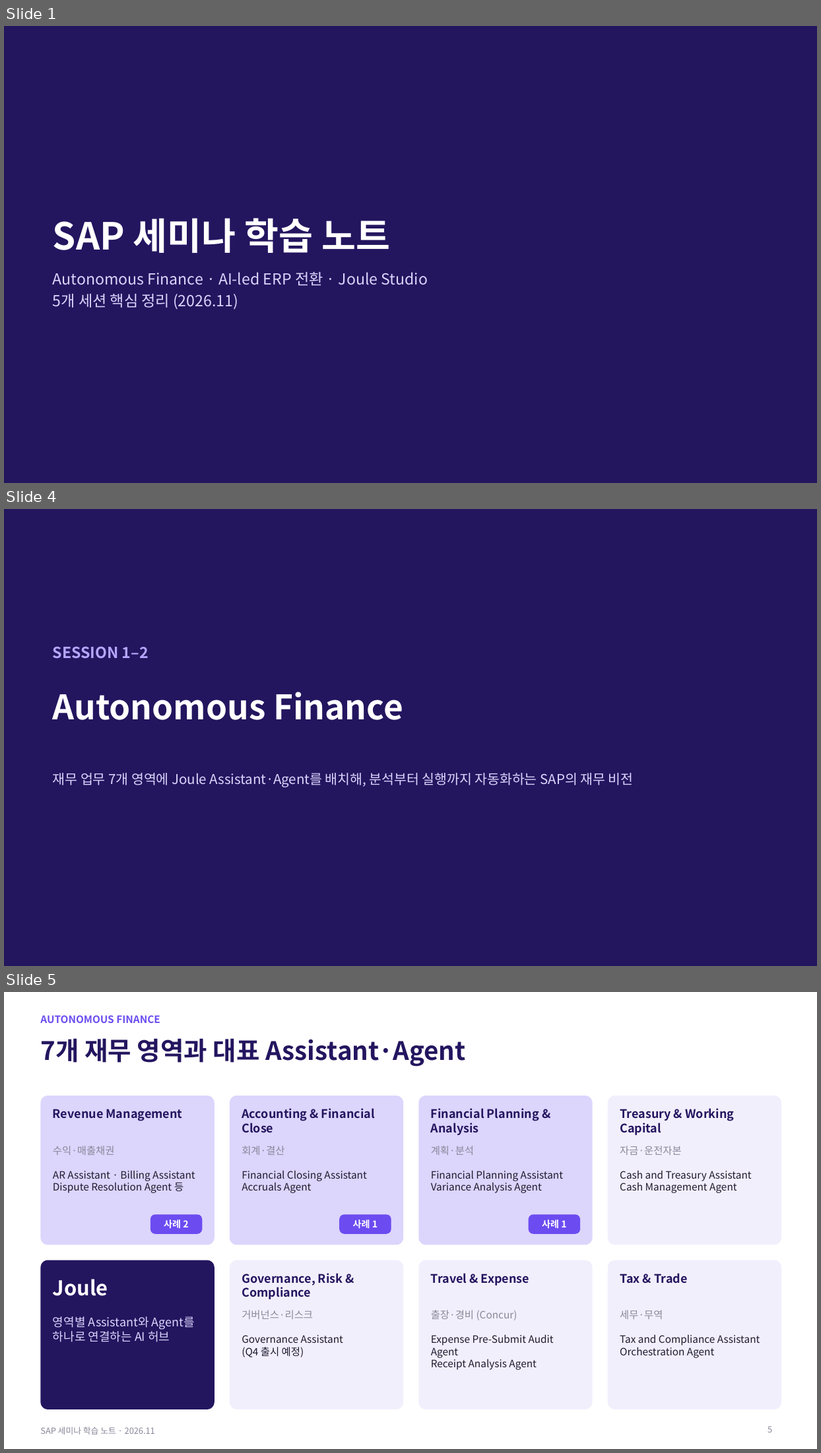
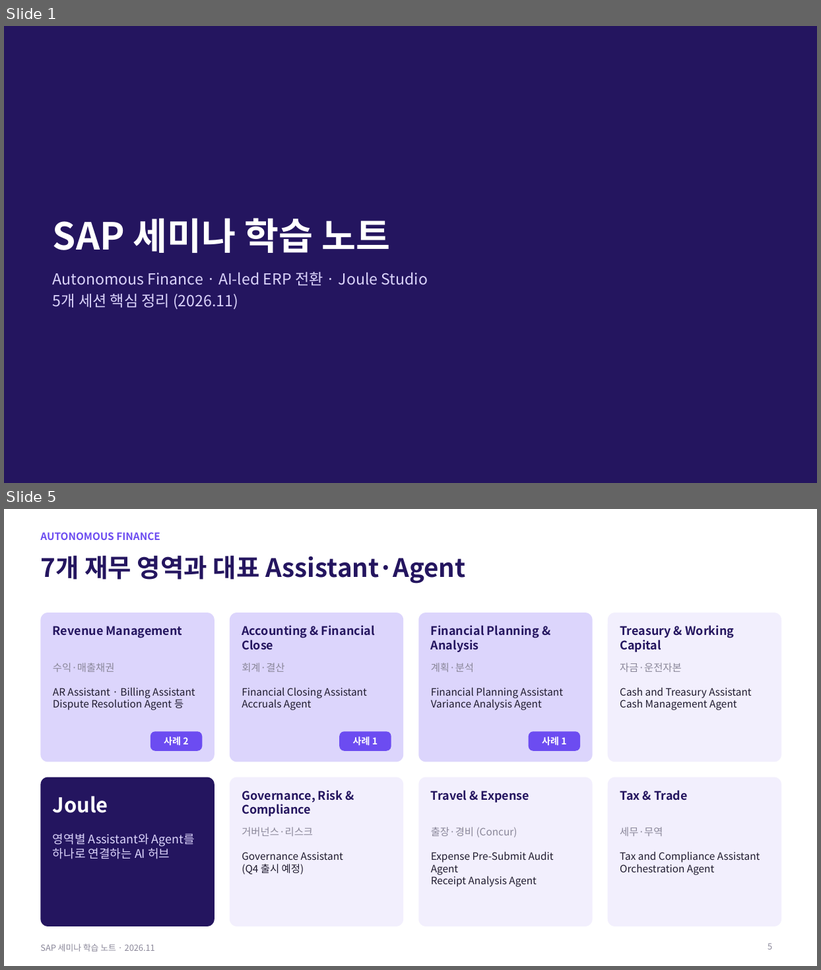
Before and after one commit to qhsghks9/qhsghks, a slide deck: SAP_Seminar_Notes.pptx. Shown one above the other, each under a label of ours: slides 1, 4 and 5 before the commit, slides 1 and 5 after it; the slides between them are not shown. The pictures are 821x1453 and 821x970 pixels, drawn with LibreOffice and Linux fonts; fonts in the diff are those of the drawing. Boxes give left, top, right and bottom in pixels: in the first picture for what was removed or moved away, otherwise in the second. Text is boxed around its words. In the diff, an @@ line names an element or a change of style, - is before the commit and + after.

```diff
--- a/SAP_Seminar_Notes.pptx
+++ b/SAP_Seminar_Notes.pptx
@@ slide 4 removed at (4, 509, 817, 966), background #24155F @@
@@ text removed at (53, 646, 149, 659) @@
-SESSION 1–2
@@ title removed at (53, 692, 403, 720) @@
-Autonomous Finance
@@ text removed at (53, 773, 634, 788) @@
-재무 업무 7개 영역에 Joule Assistant·Agent를 배치해, 분석부터 실행까지 자동화하는 SAP의 재무 비전
```
Also in this commit, not shown: 8 slides changed, 1 slide added.
